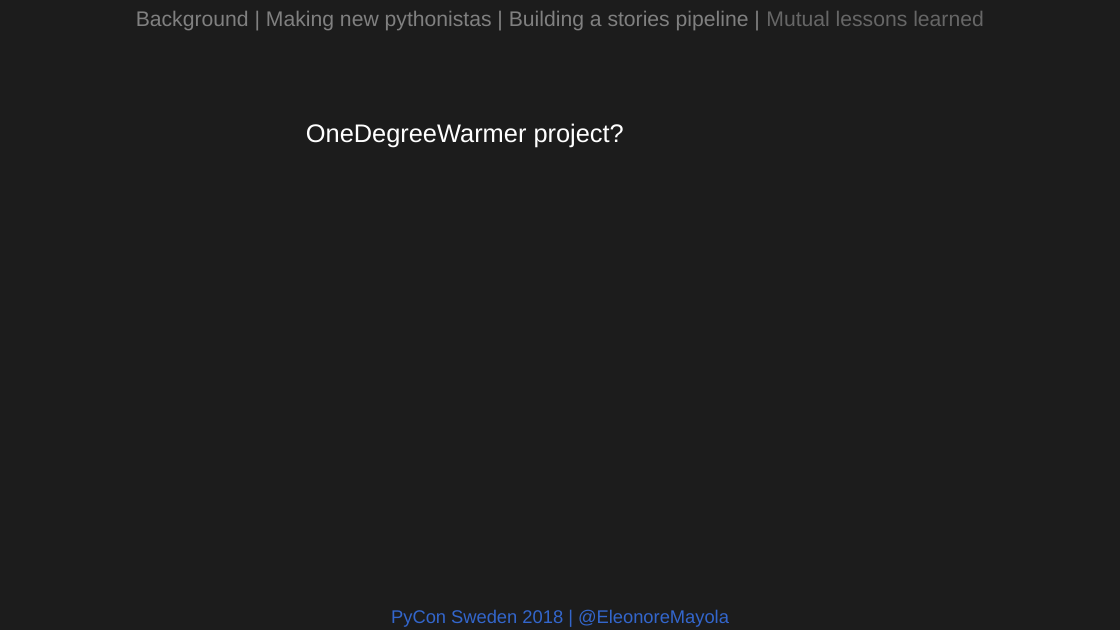
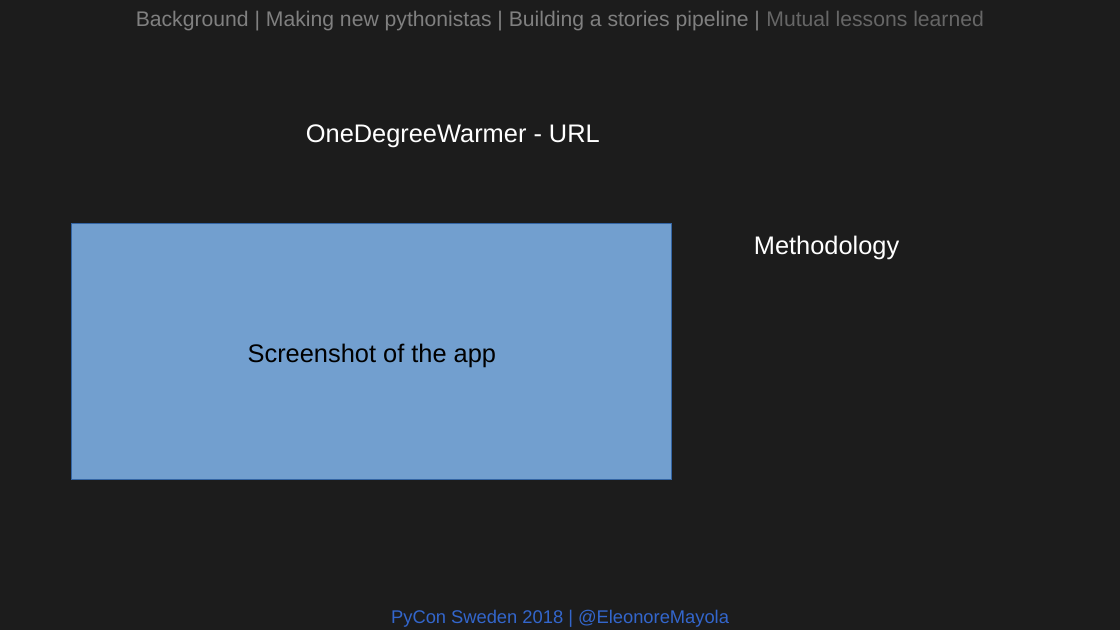
Before and after one commit to Eleonore9/-pyconse18, a slide deck: slide 18 of pyconse2018.odp (slide 17 before the commit). Drawn at 1120x630 pixels with LibreOffice and Linux fonts; fonts in the diff are those of the drawing. Boxes give left, top, right and bottom in pixels: in the first picture for what was removed or moved away, otherwise in the second. Text is boxed around its words. In the diff, an @@ line names an element or a change of style, - is before the commit and + after.

Commit message:
WIP internal project

```diff
--- a/pyconse2018.odp
+++ b/pyconse2018.odp
@@ text at [306, 124, 600, 147]: text changed @@
-OneDegreeWarmer project?
+OneDegreeWarmer - URL
@@ rectangle added at [72, 224, 673, 480], fill #729FCF, outline #3465A4 0 pt, 18 pt, text #000000 @@
+Screenshot of the app
@@ text added at [754, 235, 899, 259], 18 pt, text #FFFFFF @@
+Methodology
```
Also in this commit, not shown: 7 other slides changed, 1 slide added.
